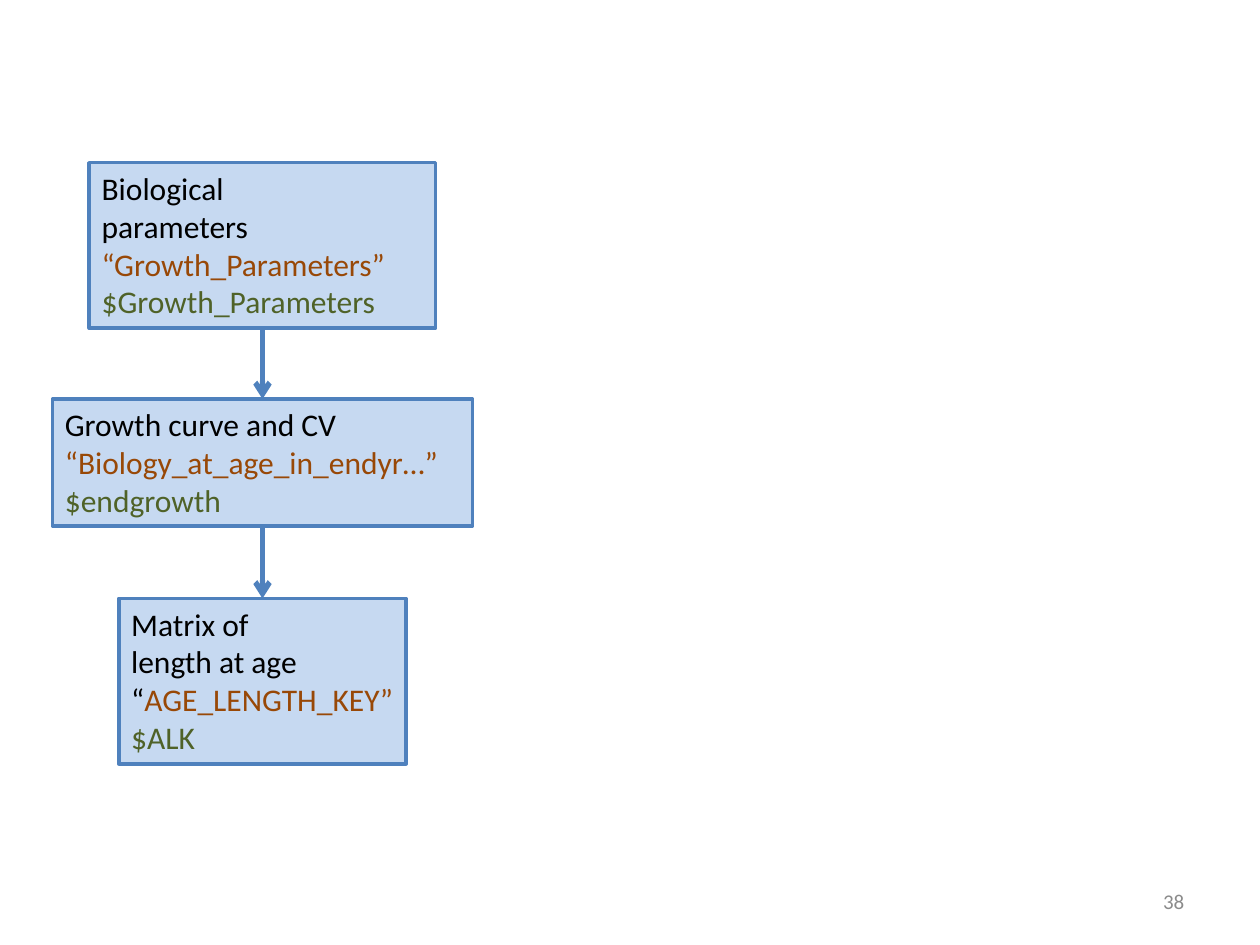
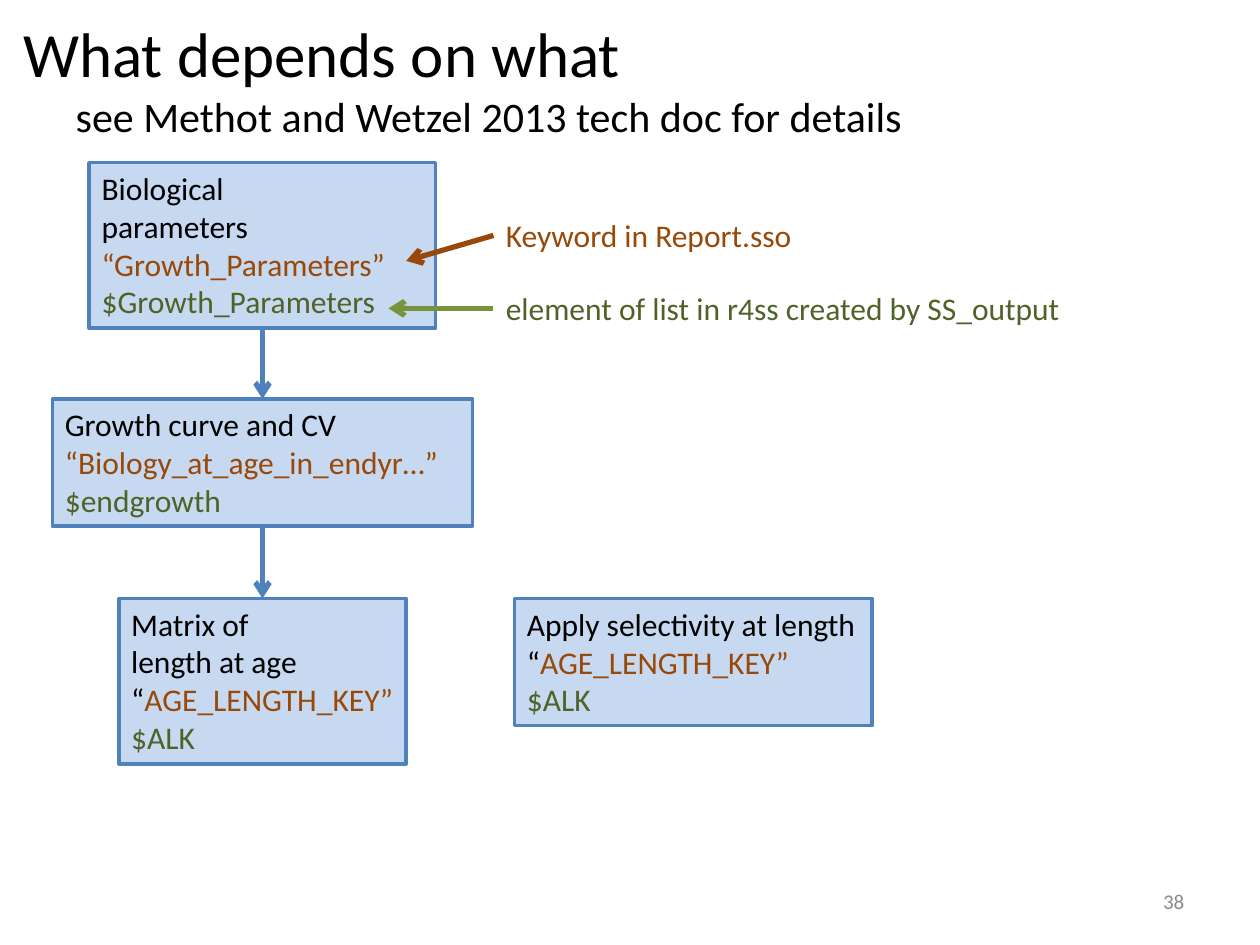
Before and after one commit to iantaylor-NOAA/SSgrowth, a slide deck: slide 38 of Modeling growth in SS.pptx. Drawn at 1260x945 pixels with LibreOffice and Linux fonts; fonts in the diff are those of the drawing. Boxes give left, top, right and bottom in pixels: in the first picture for what was removed or moved away, otherwise in the second. Text is boxed around its words. In the diff, an @@ line names an element or a change of style, - is before the commit and + after.

Commit message:
added Methot and Wetzel appendix, update to PPT

```diff
--- a/Modeling growth in SS.pptx
+++ b/Modeling growth in SS.pptx
@@ title added at box(23, 33, 620, 87), 36 pt, text #000000 @@
+What depends on what
@@ text added at box(76, 102, 902, 133), 24 pt, text #000000 @@
+see Methot and Wetzel 2013 tech doc for details
@@ arrow added from (494, 236) to (406, 261), #984807 3 pt @@
@@ text added at box(506, 225, 791, 252), 18 pt, text #984807 @@
+Keyword in Report.sso
@@ text added at box(506, 298, 1059, 325), 18 pt, text #4F6228 @@
+element of list in r4ss created by SS_output
@@ arrow added from (494, 309) to (388, 309), #77933C 3 pt @@
@@ rectangle added at box(514, 598, 872, 726), fill #C6D9F1, outline #4F81BD 2 pt, 18 pt, text #000000 @@
+Apply selectivity at length
+“AGE_LENGTH_KEY”
+$ALK
```
Also in this commit, not shown: 2 other slides changed, 2 other files.
